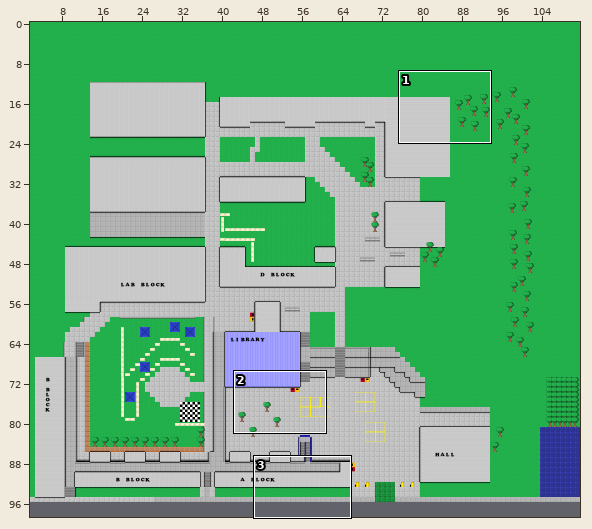
A Tiled map gets an edit: assets/tiles/qhhs map.tmx. Above: a wide view before the commit, with the close-up outlined.
Close-up. The starting point:
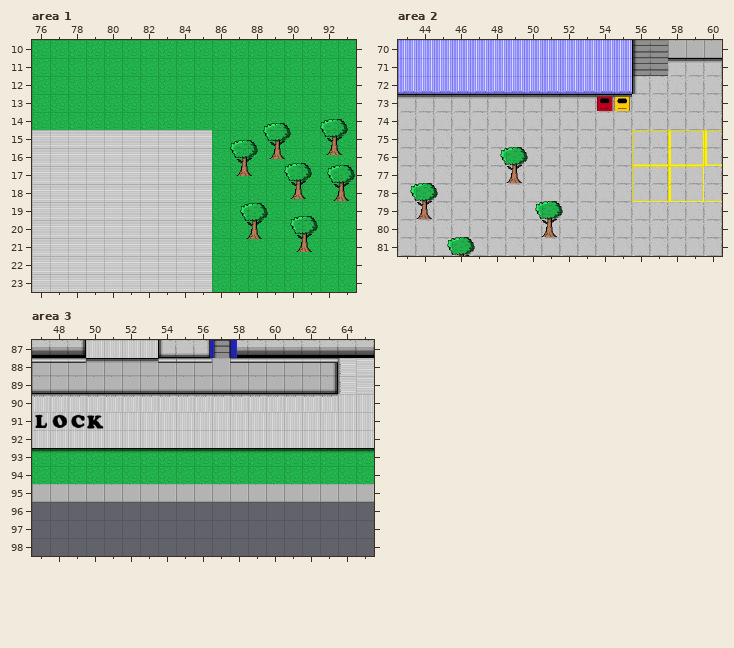
Cells are 32x32 px. Shown: area 1 x 76..93, y 10..23; area 2 x 43..60, y 70..81; area 3 x 47..65, y 87..98. The commit also changed other parts of the map, which this record leaves out.
And afterwards:
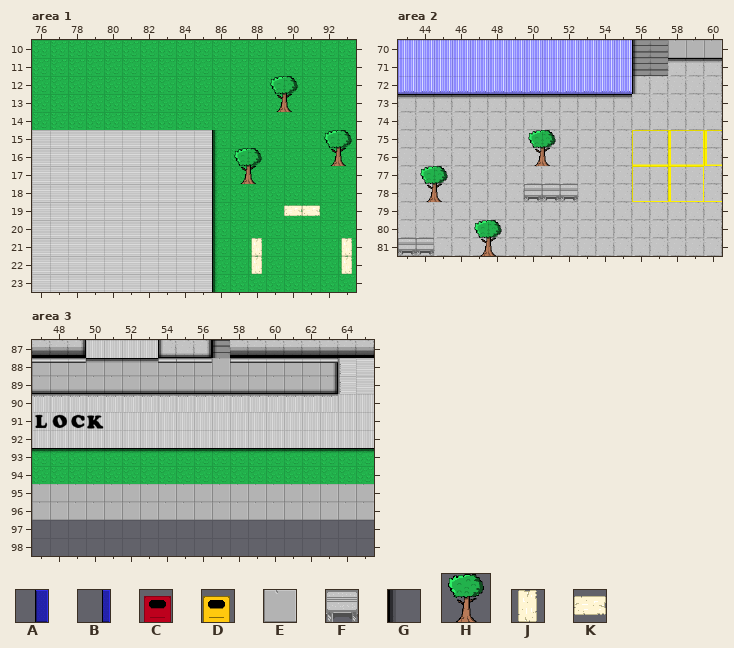
Key: from "barrier": A 0; from "barrier thin": B 0; from "bins": C 0, D 1; from "concrete 2": E 0; from "seat": F 0; from "shadow": G 0 turned 90; from "tree": H 0; from "white rock": J 0 turned 180, K 0 turned 270.
_ is an empty cell.
Objects are placed by their top-left corner, in cells (3,4 is the top-left corner of cell 3,4); size is 1x1 cell unless given.
Edits made:
Changed rows in their new state; . is an unchanged cell.
Layer "upstairs", area 1:
first column x 88:
19 ..KK..
21 J....J
22 J....J
Layer "Tile Layer 6", area 1:
first column x 86:
15 G
16 G
17 G
18 G
19 G
20 G
21 G
22 G
23 G
Layer "buildings", area 1:
first column x 87:
13 ..H...
16 .....H
17 H.....
Layer "Object Layer 1" (removed), area 1:
removed: H at 91.8,14.4 size 2x2
removed: H at 88.6,14.6 size 2x2
removed: H at 86.8,15.5 size 2x2
removed: H at 89.8,16.8 size 2x2
removed: H at 92.2,17 size 2x2
removed: H at 87.3,19 size 2x2
removed: H at 90.1,19.8 size 2x2
Layer "buildings", area 2:
first column x 43:
76 .......H..
78 .H.....FFF
81 FF..H.....
Layer "Object Layer 1" (removed), area 2:
removed: D at 55,73
removed: C at 54,73
removed: H at 48.4,75.9 size 2x2
removed: H at 43.4,78 size 2x2
removed: H at 50.4,79 size 2x2
removed: H at 45.5,80.9 size 2x2
Layer "concrete", area 3:
first column x 47:
96 EEEEEEEEEEEEEEEEEEE
Layer "Object Layer 1" (removed), area 3:
removed: B at 56.1,87
removed: A at 57.4,87
Where, in picture pixels (left, top, right, bottom), the same in both close-ups:
added: (270, 76, 298, 112)
changed: (212, 119, 355, 292)
removed: (597, 96, 630, 111)
changed: (398, 130, 578, 256)
removed: (209, 340, 214, 358)
removed: (229, 340, 237, 358)
added: (32, 502, 374, 520)
